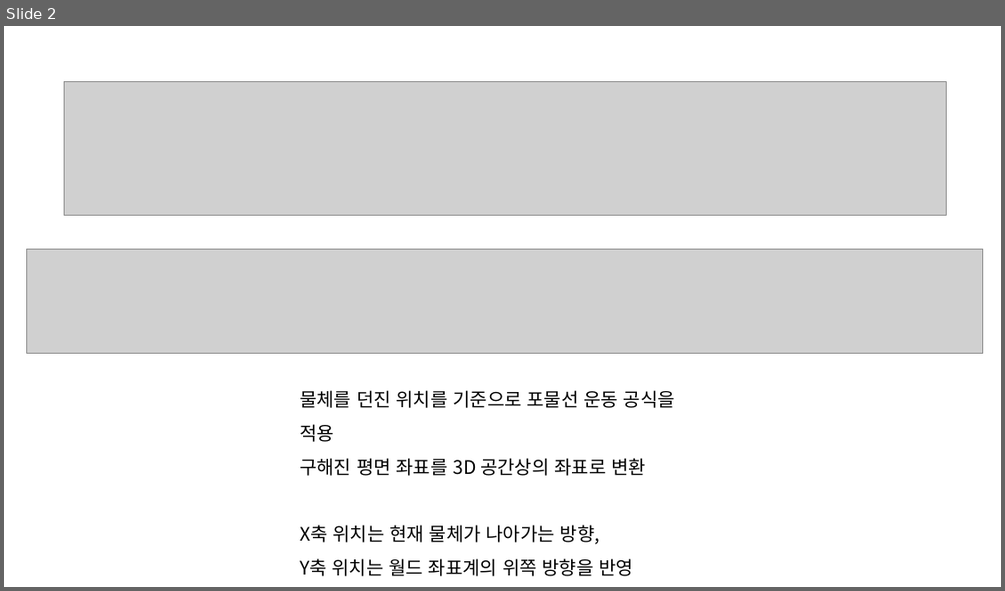
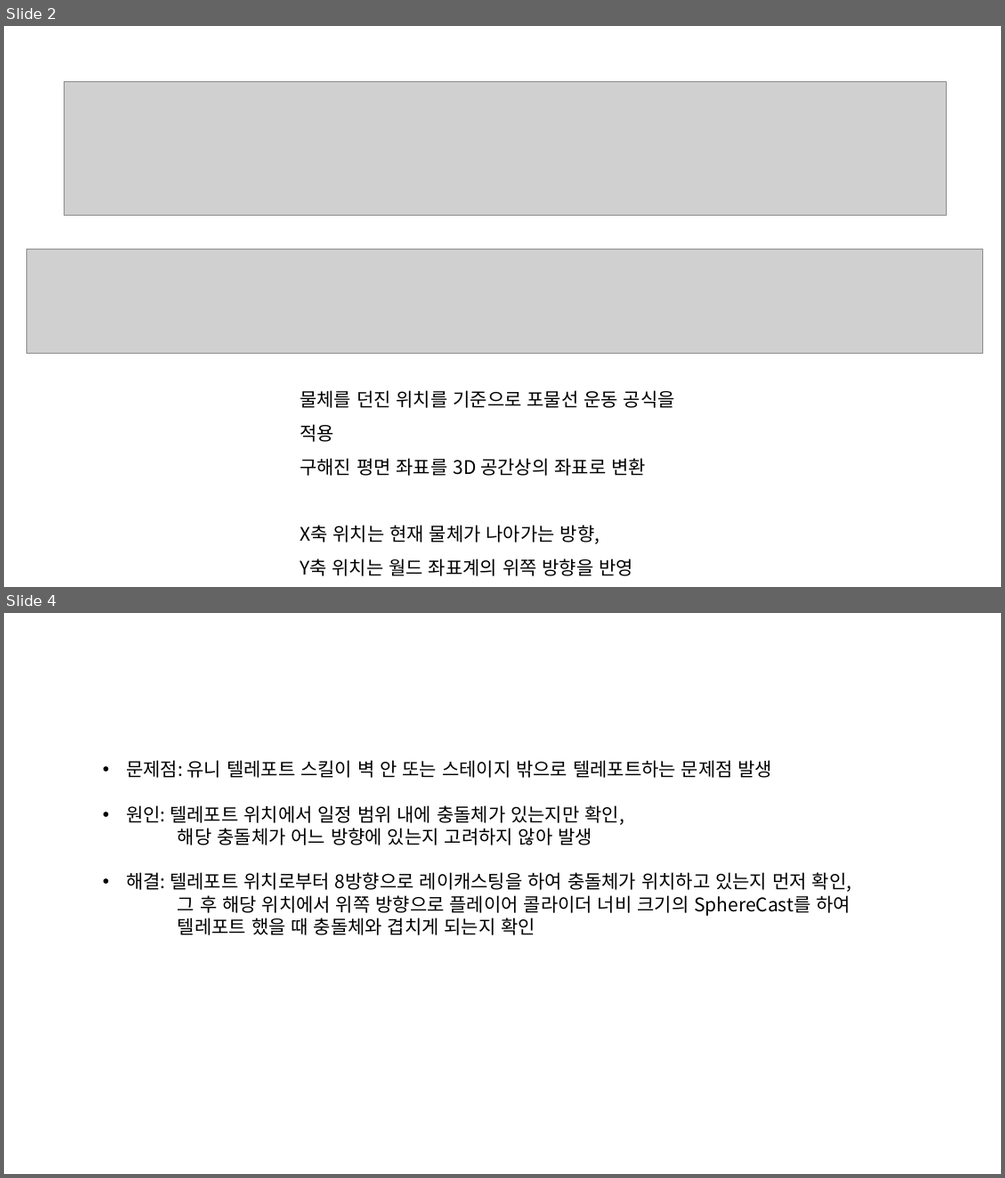
Before and after one commit to catnip144/InhaGame-2024, a slide deck: GetAJob/포폴편집/포폴영상_띄울텍스트와이미지.pptx. Shown one above the other, each under a label of ours: slide 2 before the commit, slides 2 and 4 after it; the slides between them are not shown. The pictures are 1005x591 and 1005x1178 pixels, drawn with LibreOffice and Linux fonts; fonts in the diff are those of the drawing; grey boxes stand for pictures. Boxes give left, top, right and bottom in pixels: in the first picture for what was removed or moved away, otherwise in the second. Text is boxed around its words. In the diff, an @@ line names an element or a change of style, - is before the commit and + after.

```diff
--- a/GetAJob/포폴편집/포폴영상_띄울텍스트와이미지.pptx
+++ b/GetAJob/포폴편집/포폴영상_띄울텍스트와이미지.pptx
@@ slide 4 added at (x1=4, y1=613, x2=1001, y2=1174), background #FFFFFF @@
@@ text added at (x1=126, y1=760, x2=851, y2=935), 18 pt, text #000000 @@
+• 문제점: 유니 텔레포트 스킬이 벽 안 또는 스테이지 밖으로 텔레포트하는 문제점 발생
+• 원인: 텔레포트 위치에서 일정 범위 내에 충돌체가 있는지만 확인,
+  해당 충돌체가 어느 방향에 있는지 고려하지 않아 발생
+• 해결: 텔레포트 위치로부터 8방향으로 레이캐스팅을 하여 충돌체가 위치하고 있는지 먼저 확인,
+그 후 해당 위치에서 위쪽 방향으로 플레이어 콜라이더 너비 크기의 SphereCast를 하여
+텔레포트 했을 때 충돌체와 겹치게 되는지 확인
```
Also in this commit, not shown: 1 slide changed.
